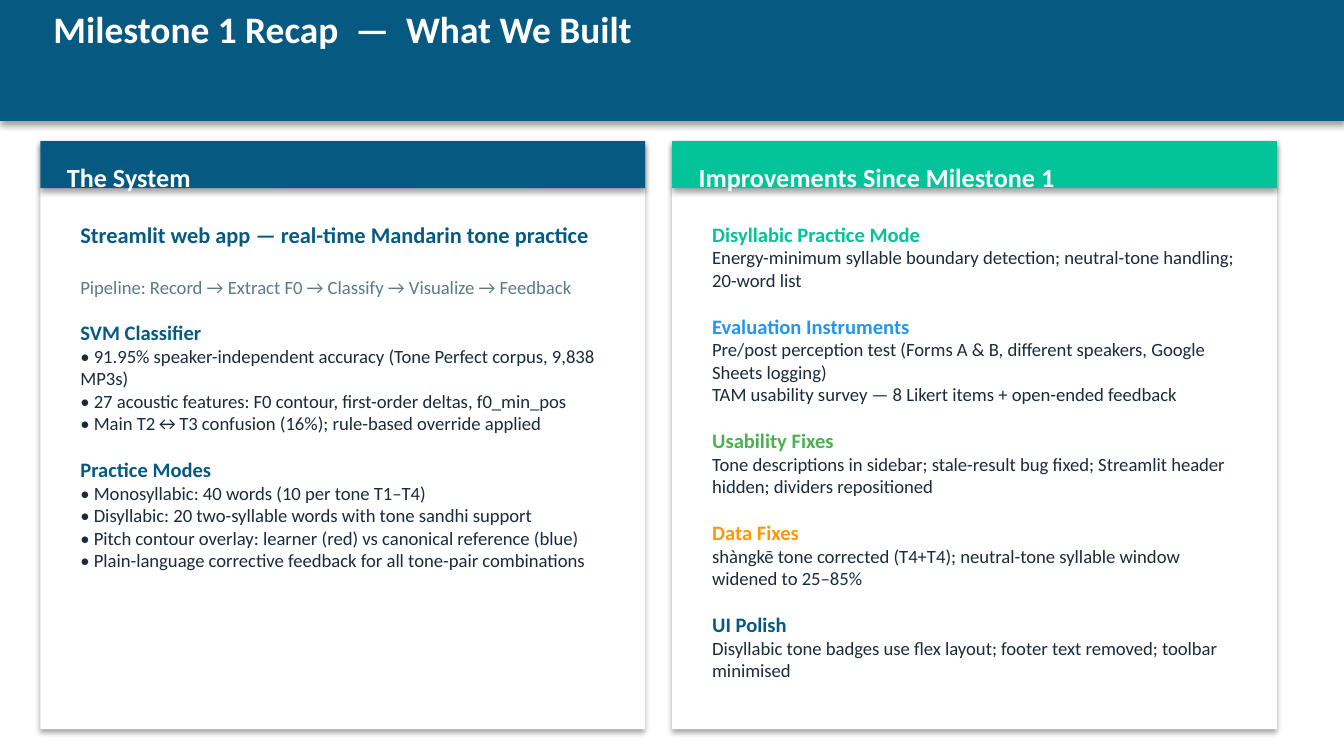
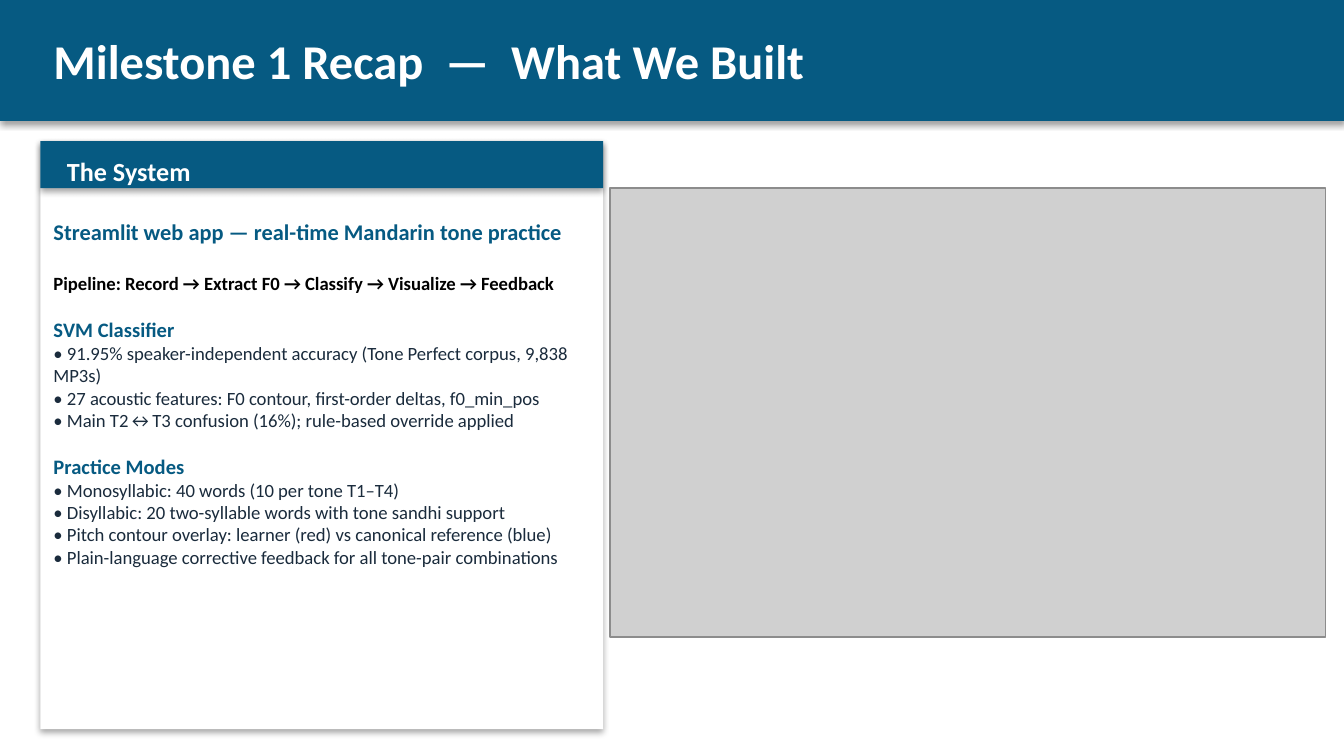
Before and after one commit to Bharath-J/mandarin-tone-coach, a slide deck: slide 2 of Milestone2.pptx. Drawn at 1344x756 pixels with LibreOffice and Linux fonts; fonts in the diff are those of the drawing; grey boxes stand for pictures. Boxes give left, top, right and bottom in pixels: in the first picture for what was removed or moved away, otherwise in the second. Text is boxed around its words. In the diff, an @@ line names an element or a change of style, - is before the commit and + after.

```diff
--- a/Milestone2.pptx
+++ b/Milestone2.pptx
@@ text "Milestone 1 Recap — What ..." at box(53, 45, 804, 87): size 20 to 26 pt; vertical alignment top to middle @@
@@ rectangle: place and size @@
-rectangle at box(40, 141, 645, 730)
+rectangle at box(40, 141, 603, 730)
@@ rectangle: place and size @@
-rectangle at box(40, 141, 645, 188)
+rectangle at box(40, 141, 603, 188)
@@ rectangle removed at box(672, 141, 1277, 730) @@
@@ rectangle removed at box(672, 141, 1277, 188) @@
@@ text "The System" at box(67, 162, 191, 185): vertical alignment top to middle @@
@@ text removed at box(699, 168, 1054, 193) @@
-Improvements Since Milestone 1
@@ picture added at box(610, 188, 1327, 637) @@
@@ text "Streamlit web app — real-time ...": place and size @@
-text "Streamlit web app — real-time ..." at box(80, 227, 594, 570)
+text "Streamlit web app — real-time ..." at box(53, 224, 567, 567)
@@ text removed at box(712, 227, 1233, 677) @@
-Disyllabic Practice Mode
-Energy-minimum syllable boundary detection; neutral-tone handling; 20-word list
-Evaluation Instruments
-Pre/post perception test (Forms A & B, different speakers, Google Sheets logging)
-TAM usability survey — 8 Likert items + open-ended feedback
-Usability Fixes
-Tone descriptions in sidebar; stale-result bug fixed; Streamlit header hidden; dividers repositioned
-Data Fixes
-shàngkē tone corrected (T4+T4); neutral-tone syllable window widened to 25–85%
-UI Polish
-Disyllabic tone badges use flex layout; footer text removed; toolbar minimised
@@ text at box(53, 277, 554, 293): text colour #5A7A8A to #000000, bold on in "Pipeline: Record → Extract F0 → Classify ..." @@
```
Also in this commit, not shown: 8 other slides changed, 1 other file.
